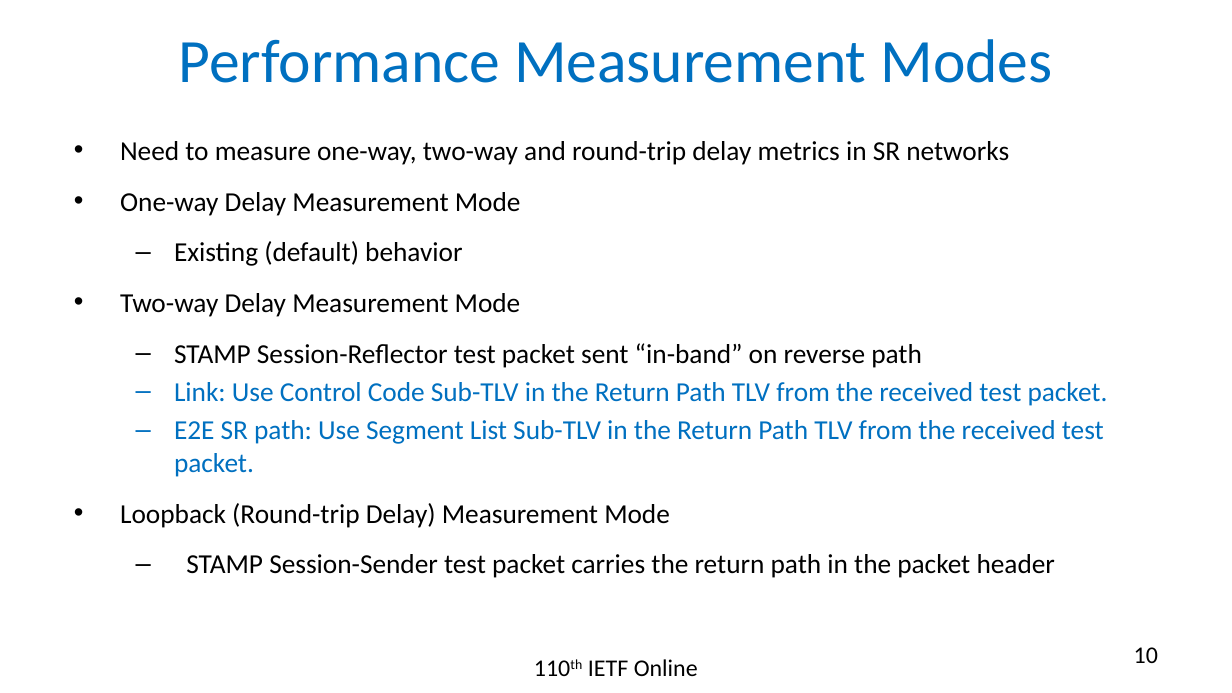
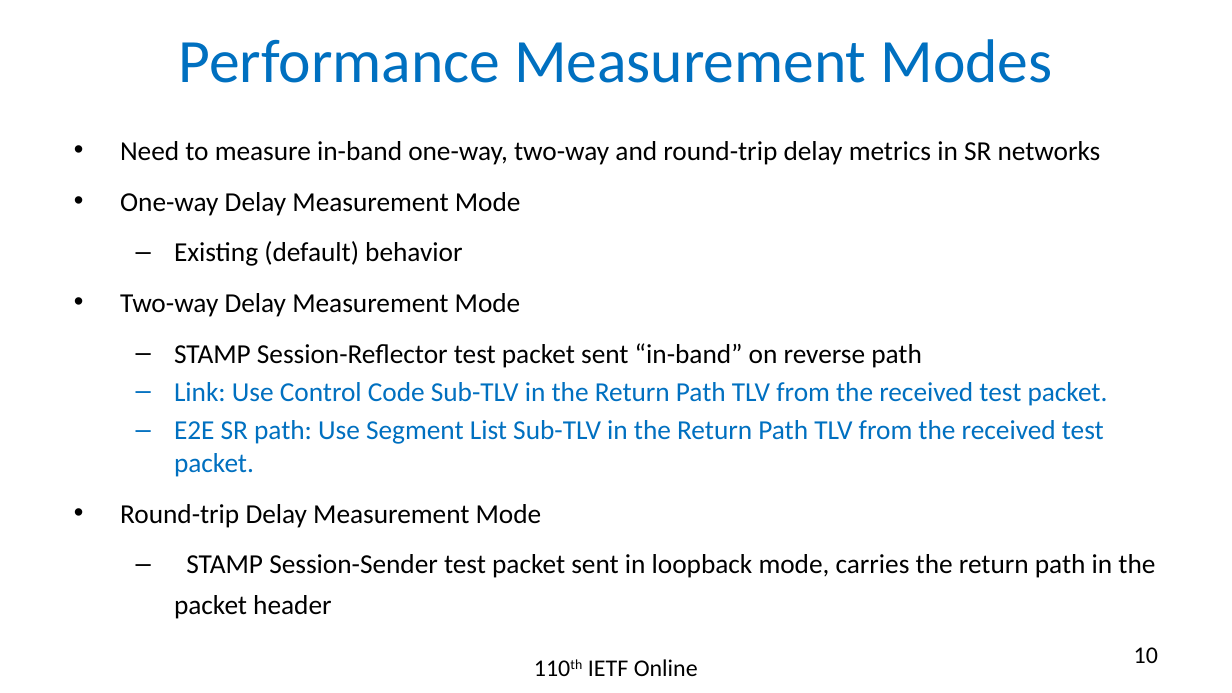
Before and after one commit to rakgandhi/ietf-slides, a slide deck: slide 10 of draft-gandhi-spring-stamp-srpm-05.pptx. Drawn at 1232x693 pixels with LibreOffice and Linux fonts; fonts in the diff are those of the drawing. Boxes give left, top, right and bottom in pixels: in the first picture for what was removed or moved away, otherwise in the second. Text is boxed around its words. In the diff, an @@ line names an element or a change of style, - is before the commit and + after.

```diff
--- a/draft-gandhi-spring-stamp-srpm-05.pptx
+++ b/draft-gandhi-spring-stamp-srpm-05.pptx
@@ text at [120, 141, 1101, 165]: text changed @@
-• Need to measure one-way, two-way and round-trip delay metrics in SR networks
+• Need to measure in-band one-way, two-way and round-trip delay metrics in SR networks
@@ text at [120, 504, 1155, 578]: text changed @@
-• Loopback (Round-trip Delay) Measurement Mode
-  – STAMP Session-Sender test packet carries the return path in the packet header
+• Round-trip Delay Measurement Mode
+  – STAMP Session-Sender test packet sent in loopback mode, carries the return path in the packet header
```
Also in this commit, not shown: 2 other slides changed, 1 other file.
